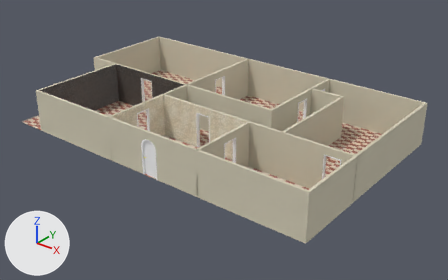
Before and after pictures for a commit that changed the glTF model Assets/house03/house03.gltf.
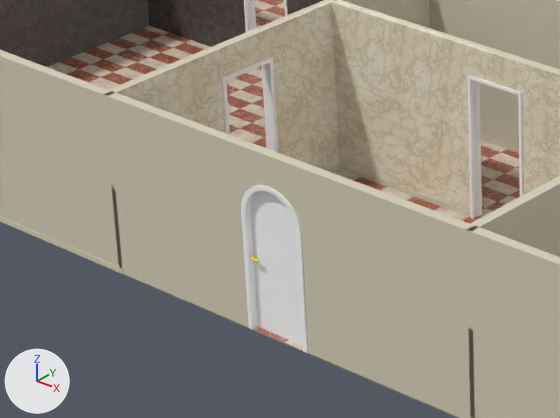
Old and new are each drawn whole from a 50 mm camera at (309.8, -311.8, 153.9) aimed at (109.2, -61.0, -1.6) and again close up on the part from 18% to 49% of the width and 34% to 70% of the height. The axes (+X, +Y, +Z) are drawn at lower left. The lights are the same throughout. Vertices at the same position are counted once.

Objects in the first close-up: 'ground', 'house03'.
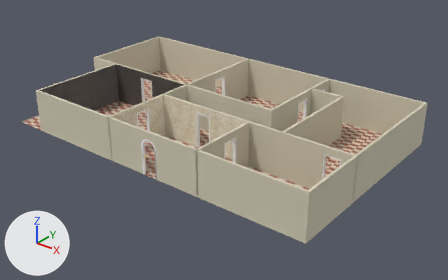
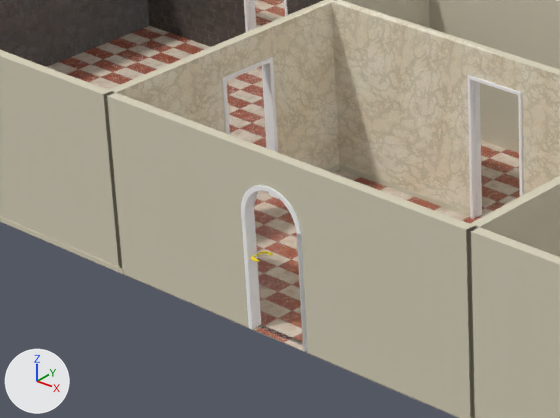
Where the newer file only moved an object's origin or applied its transform, the numbers keep the older frame.

What differs and where, as boxes (x1, y1, x2, y2) in the close-ups (560 x 418 px; the box of a moved part takes in the faces that stretch with it):
```json
{"part": 1, "of": "me_house03", "change": "moved or reshaped", "before": [241, 186, 308, 353], "after": [241, 186, 308, 351]}
```

The change, as JSON lines over the scene's bpy script:
```json
{"block": "me_house03", "where": "# used by ob_house03; location = (0.0, 0.0, 0.0)"}
{"op": "remove", "block": "me_house03", "code": "me_house03.from_pydata(...)  # 1448 vertices, 2996 faces; spans x -1.0..201.0, y -121.0..1.0, z 0.0..25.0"}
{"op": "add", "block": "me_house03", "code": "me_house03.from_pydata(...)  # 1449 vertices, 2978 faces; spans x -1.0..201.0, y -121.0..1.0, z 0.0..25.0"}
{"block": "me_house03", "change": "me_house03 part 1: 18 vertices moved within x 104.0..113.0, y -120.0..-119.0, z 0.0..20.0; 1 vertex removed from x 114.0, y -120.0, z 0.0; 2 vertices added at x 80.0..119.0, y -119.0..-79.0, z 2.0..25.0"}
```
